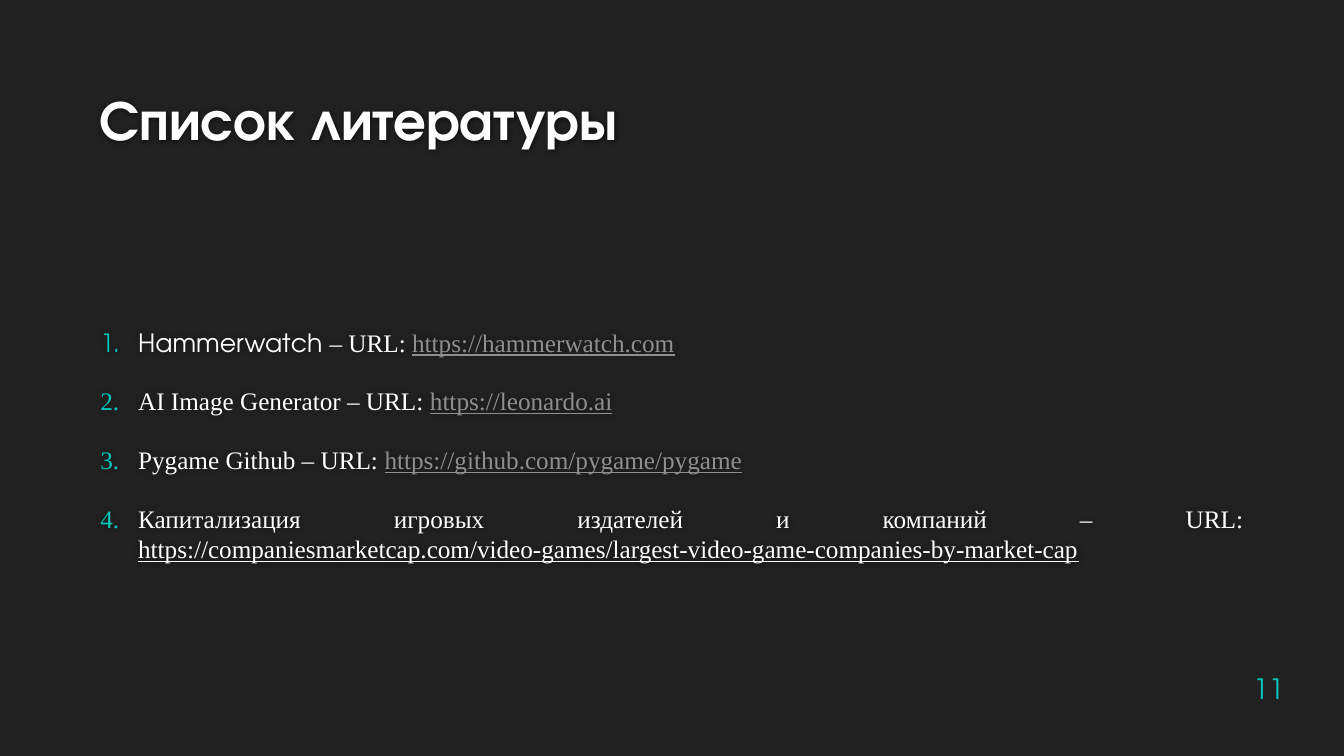
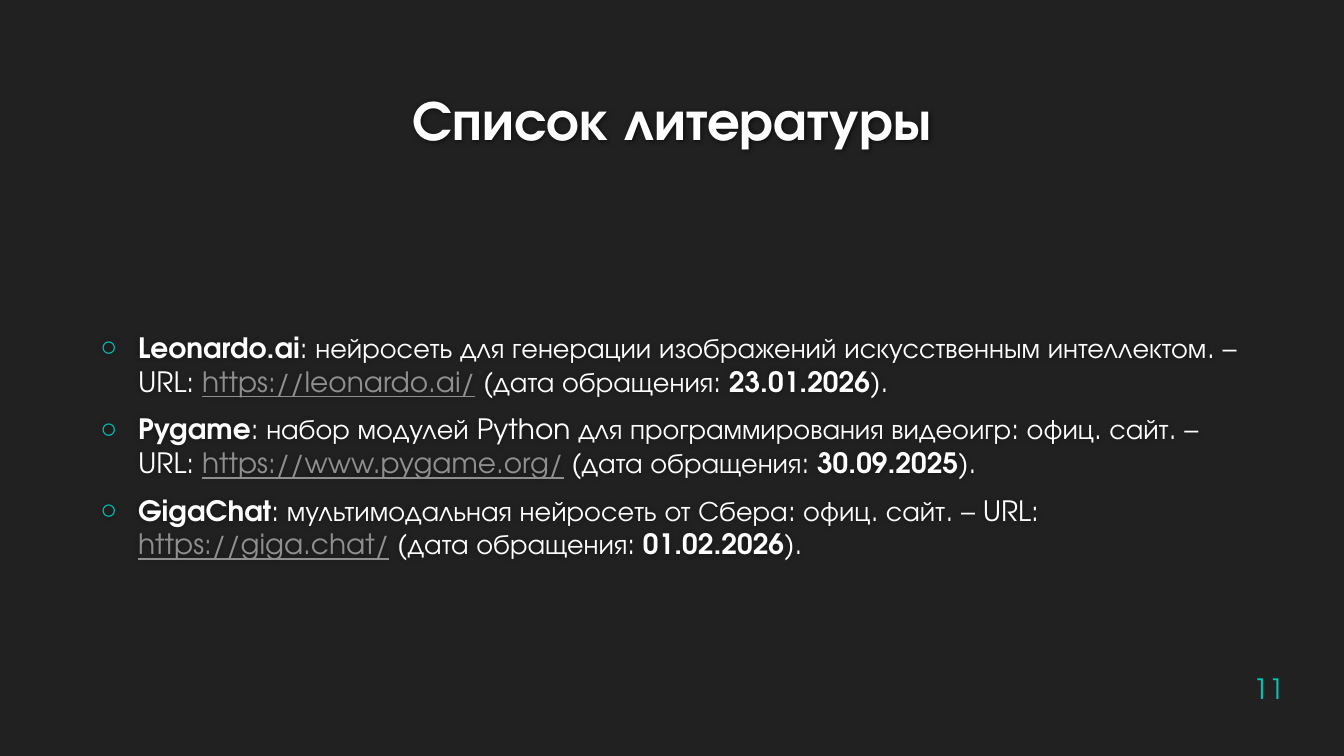
Before and after one commit to leagueofadventures/origin, a slide deck: slide 11 of Документация/origin.pptx. Drawn at 1344x756 pixels with LibreOffice and Linux fonts; fonts in the diff are those of the drawing; background and template pictures are left out. Boxes give left, top, right and bottom in pixels: in the first picture for what was removed or moved away, otherwise in the second. Text is boxed around its words. In the diff, an @@ line names an element or a change of style, - is before the commit and + after.

```diff
--- a/Документация/origin.pptx
+++ b/Документация/origin.pptx
@@ title "Список литературы" at (413,101,931,150): alignment left to centre @@
@@ text at (138,336,1207,560): text changed; size 18 to 20 pt; font Times New Roman to TeX Gyre Adventor @@
-1. Hammerwatch – URL: https://hammerwatch.com
-2. AI Image Generator – URL: https://leonardo.ai
-3. Pygame Github – URL: https://github.com/pygame/pygame
-4. Капитализация игровых издателей и компаний – URL: https://companiesmarketcap.com/video-games/largest-video-game-companies-by-market-cap
+○ Leonardo.ai: нейросеть для генерации изображений искусственным интеллектом. – URL: https://leonardo.ai/ (дата обращения: 23.01.2026).
+○ Pygame: набор модулей Python для программирования видеоигр: офиц. сайт. – URL: https://www.pygame.org/ (дата обращения: 30.09.2025).
+○ GigaChat: мультимодальная нейросеть от Сбера: офиц. сайт. – URL: https://giga.chat/ (дата обращения: 01.02.2026).
```
Also in this commit, not shown: 11 other slides changed, 2 other files.
